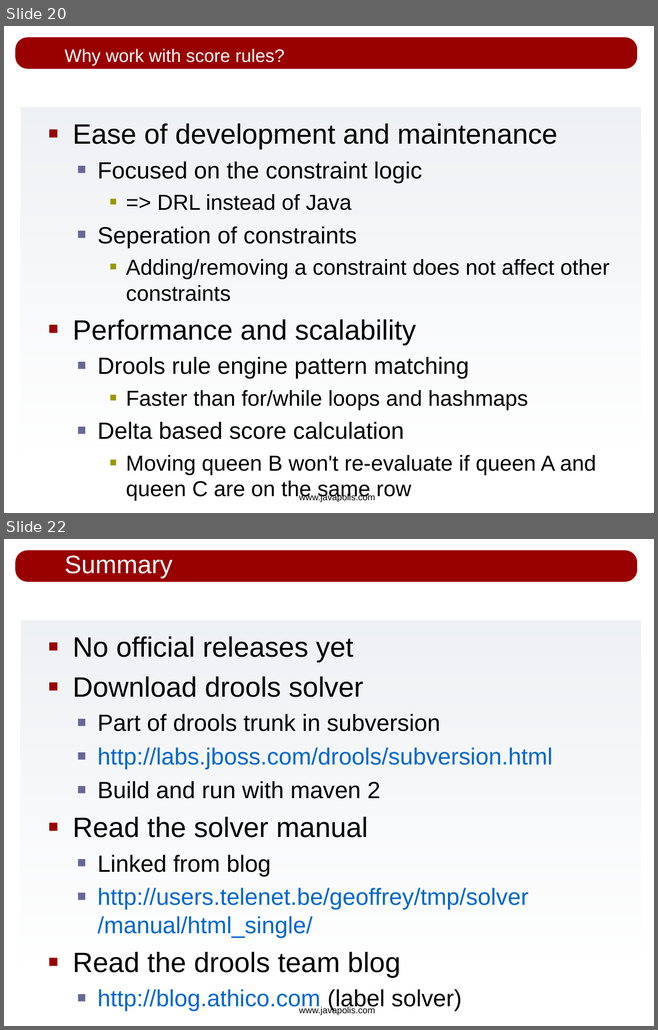
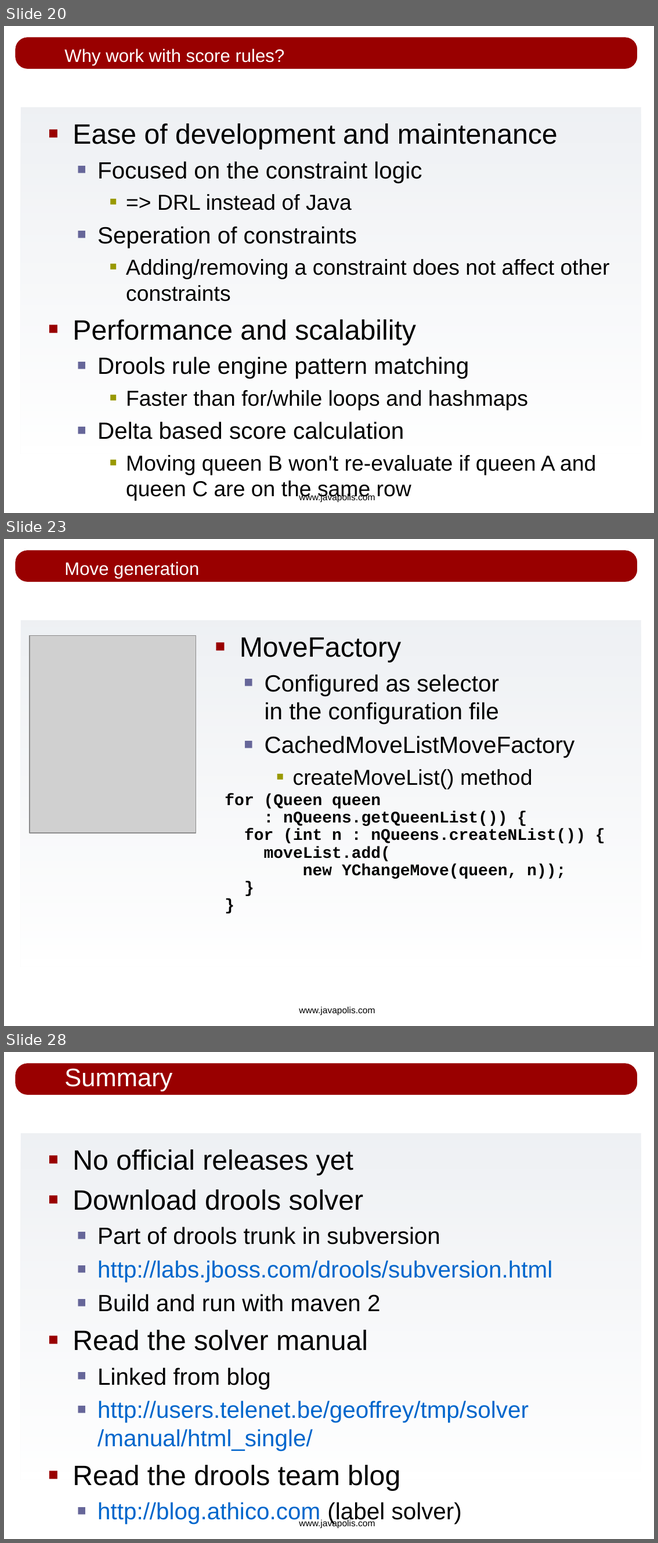
Before and after one commit to bobmcwhirter/drools, a slide deck: drools-solver/src/presentations/drools-solver_javapolis_2007.odp. Shown one above the other, each under a label of ours: slides 20 and 22 before the commit, slides 20, 23 and 28 after it; the slides between them are not shown. The pictures are 658x1030 and 658x1543 pixels, drawn with LibreOffice and Linux fonts; fonts in the diff are those of the drawing; grey boxes stand for pictures; background and template pictures are left out. Boxes give left, top, right and bottom in pixels: in the first picture for what was removed or moved away, otherwise in the second. Text is boxed around its words. In the diff, an @@ line names an element or a change of style, - is before the commit and + after.

```diff
--- a/drools-solver/src/presentations/drools-solver_javapolis_2007.odp
+++ b/drools-solver/src/presentations/drools-solver_javapolis_2007.odp
@@ slide 23 added at (4,539,654,1026), background #FFFFFF; not listed: 3 template elements that a slide beside it also shows @@
@@ title added at (64,562,199,578), 20 pt, text #FFFFFF @@
+Move generation
@@ picture added at (30,636,195,833) @@
@@ text added at (239,637,575,789), 26 pt, text #000000 @@
+■ MoveFactory
+  ■ Configured as selector
+    in the configuration file
+  ■ CachedMoveListMoveFactory
+    ■ createMoveList() method
@@ text added at (224,794,585,879), 18 pt, text #000000, bold @@
+for (Queen queen
+: nQueens.getQueenList()) {
+for (int n : nQueens.createNList()) {
+moveList.add(
+new YChangeMove(queen, n));
+}
+}
@@ what was slide 22 is now slide 28 @@
```
Also in this commit, not shown: 1 slide changed, 6 other slides added, 1 slide removed.
